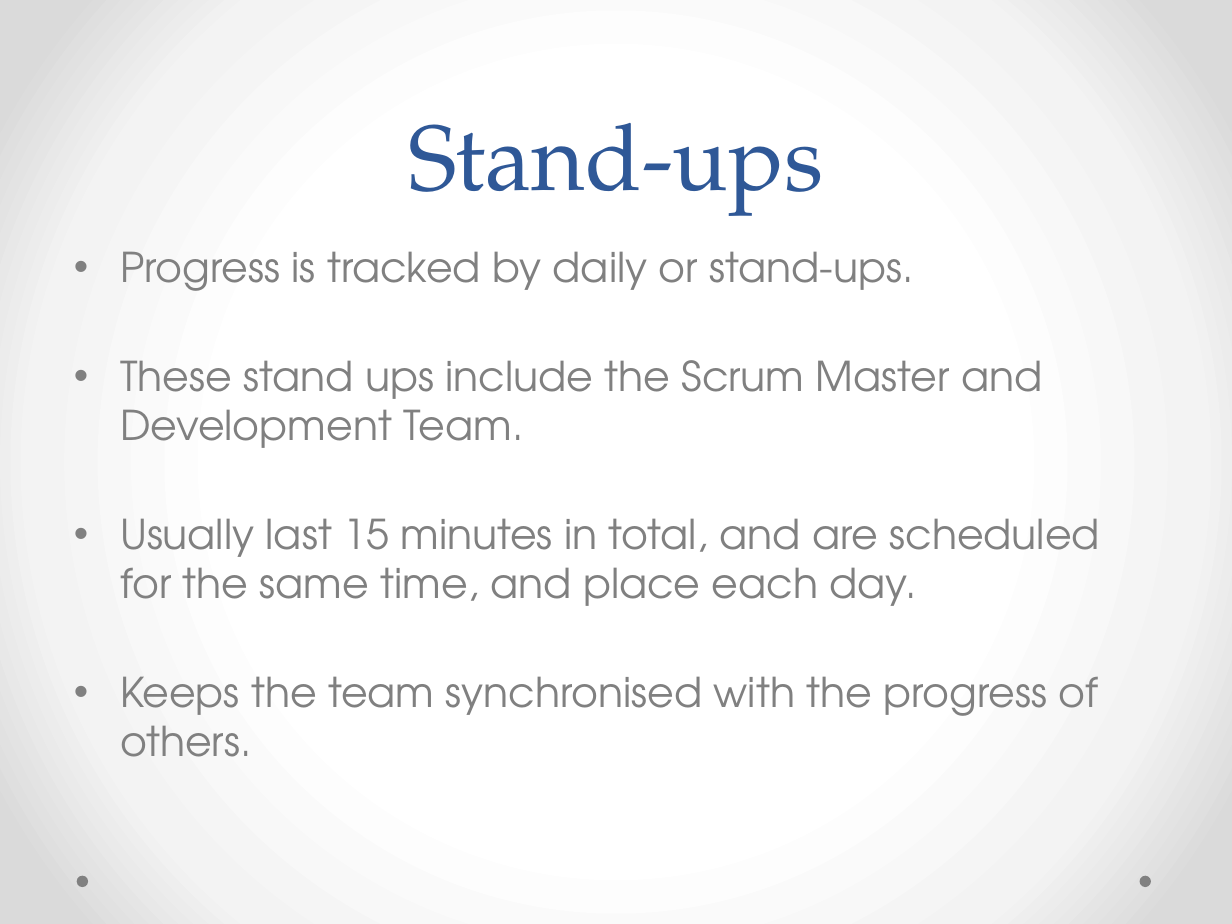
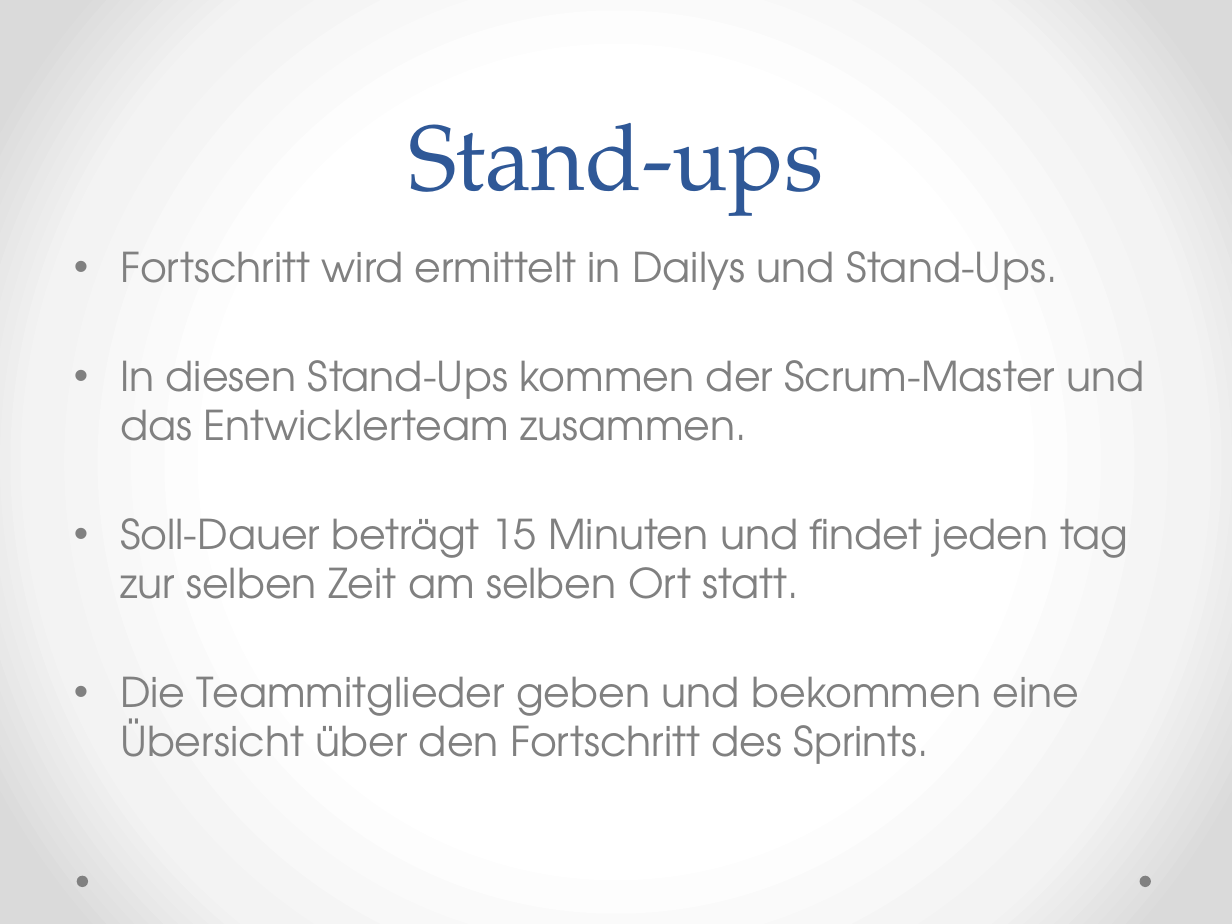
Before and after one commit to Medardus2004/ScrumPresentation, a slide deck: slide 20 of Scrum.pptx. Drawn at 1232x924 pixels with LibreOffice and Linux fonts; fonts in the diff are those of the drawing. Boxes give left, top, right and bottom in pixels: in the first picture for what was removed or moved away, otherwise in the second. Text is boxed around its words. In the diff, an @@ line names an element or a change of style, - is before the commit and + after.

```diff
--- a/Scrum.pptx
+++ b/Scrum.pptx
@@ text at bbox=[120, 251, 1145, 764]: text changed @@
-• Progress is tracked by daily or stand-ups.
-• These stand ups include the Scrum Master and Development Team.
-• Usually last 15 minutes in total, and are scheduled for the same time, and place each day.
-• Keeps the team synchronised with the progress of others.
+• Fortschritt wird ermittelt in Dailys und Stand-Ups.
+• In diesen Stand-Ups kommen der Scrum-Master und das Entwicklerteam zusammen.
+• Soll-Dauer beträgt 15 Minuten und findet jeden tag zur selben Zeit am selben Ort statt.
+• Die Teammitglieder geben und bekommen eine Übersicht über den Fortschritt des Sprints.
```
Also in this commit, not shown: 6 other slides changed.
